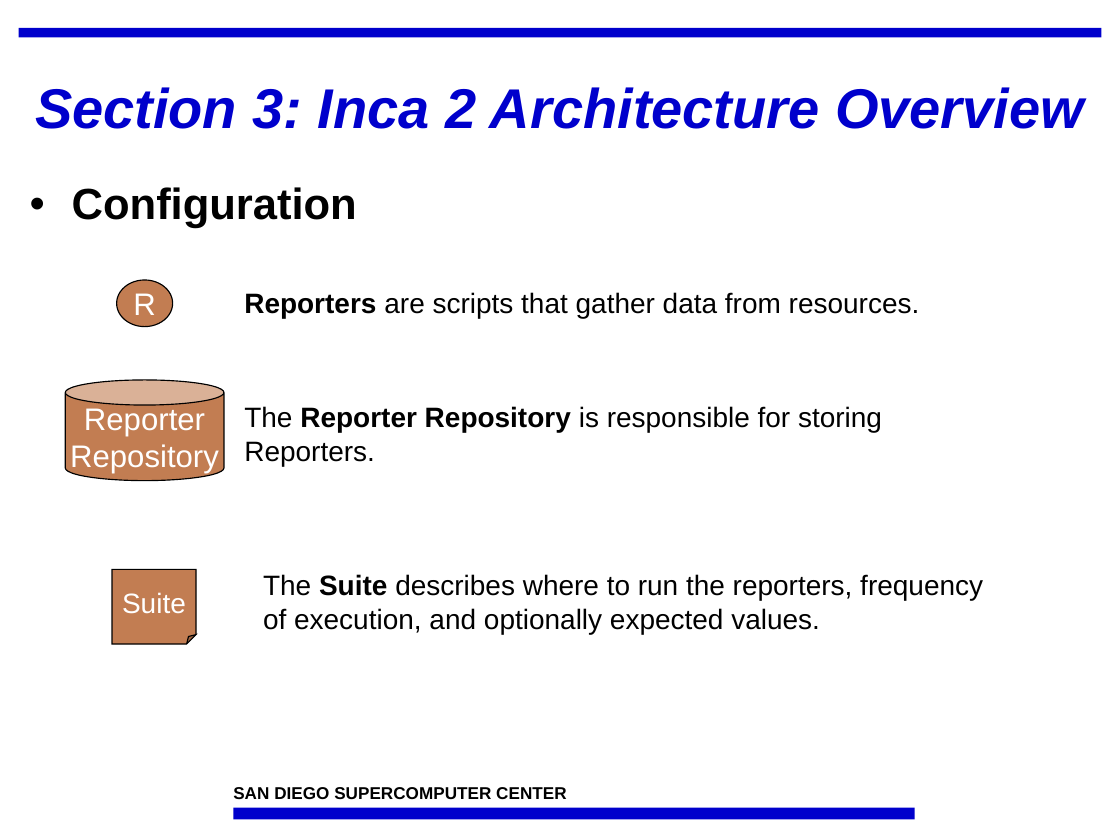
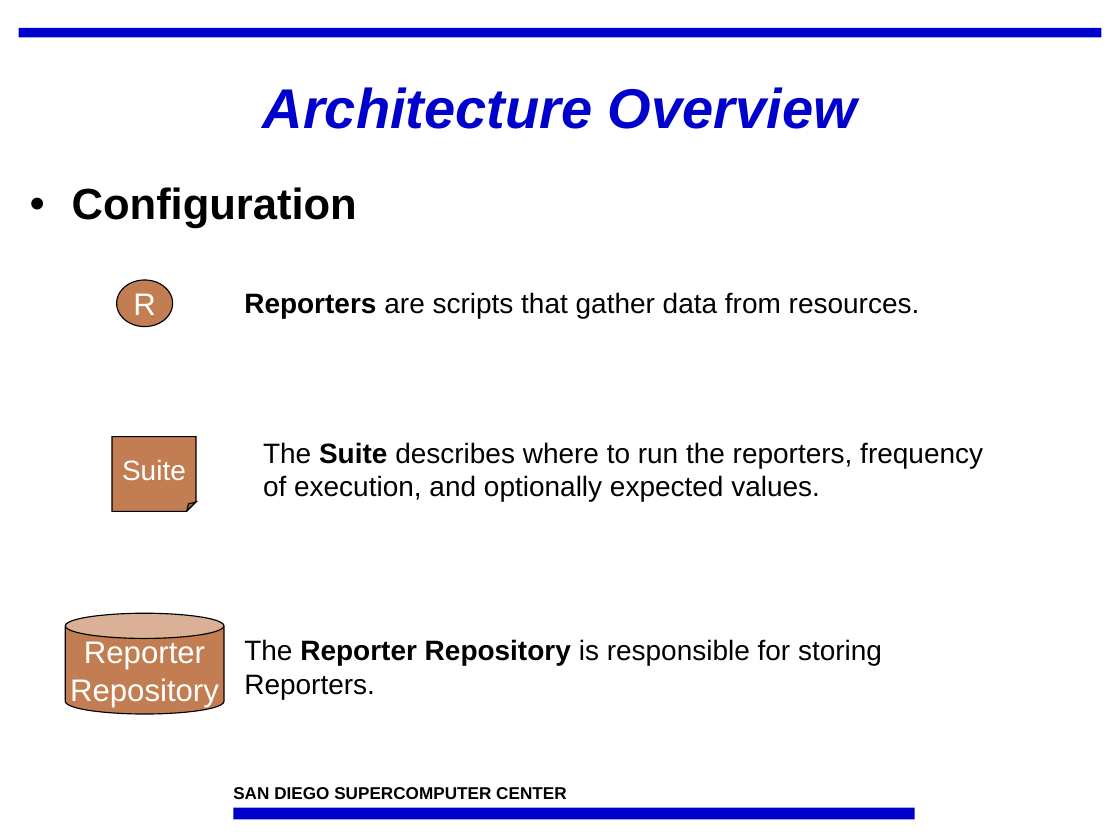
Before and after one commit to IncaProject/inca-xsede, a slide deck: slide 26 of talks/inca_sc05.ppt. Drawn at 1120x840 pixels with LibreOffice and Linux fonts; fonts in the diff are those of the drawing; background and template pictures are left out. Boxes give left, top, right and bottom in pixels: in the first picture for what was removed or moved away, otherwise in the second. Text is boxed around its words. In the diff, an @@ line names an element or a change of style, - is before the commit and + after.

```diff
--- a/talks/inca_sc05.ppt
+++ b/talks/inca_sc05.ppt
@@ title at [263,87,857,129]: text changed @@
-Section 3: Inca 2 Architecture Overview
+Architecture Overview
@@ folded corner "Suite": place and size @@
-folded corner "Suite" at [112,569,196,644]
+folded corner "Suite" at [112,437,196,512]
@@ text "The Suite describes where to ...": place and size @@
-text "The Suite describes where to ..." at [263,574,983,634]
+text "The Suite describes where to ..." at [263,442,983,501]
@@ cylinder "Reporter": place and size @@
-cylinder "Reporter" at [65,380,224,480]
+cylinder "Reporter" at [65,614,224,715]
@@ text "The Reporter Repository is responsible ...": place and size @@
-text "The Reporter Repository is responsible ..." at [244,406,882,466]
+text "The Reporter Repository is responsible ..." at [244,639,882,699]
```
Also in this commit, not shown: 17 other slides changed, 1 slide added, 1 slide removed.
